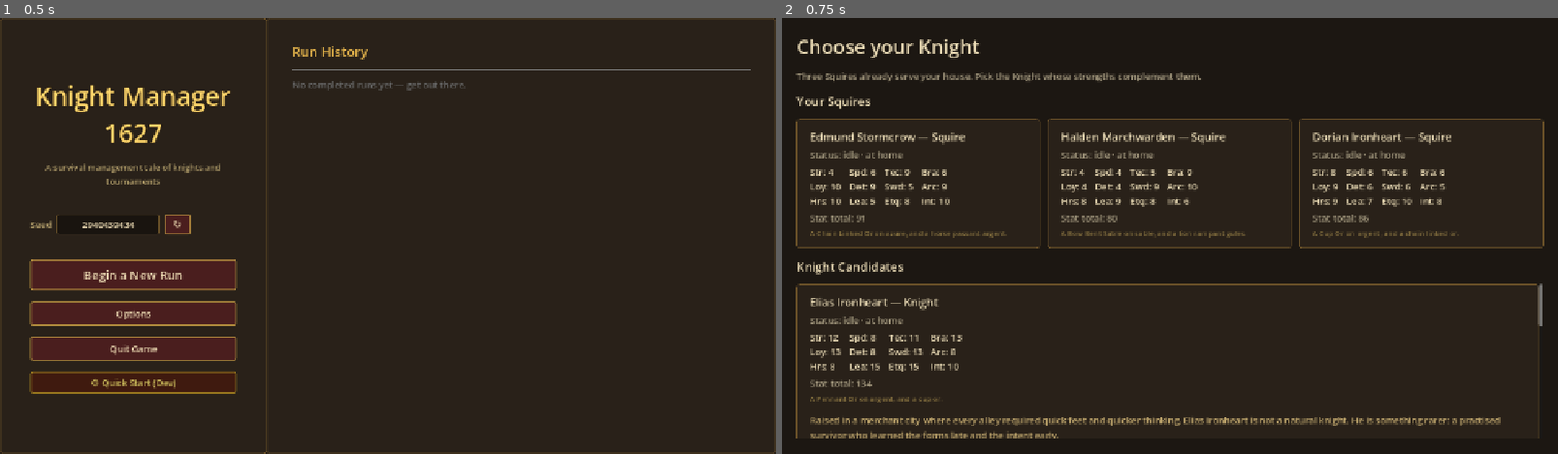
Above: before the commit, frames 1-2 (left to right).
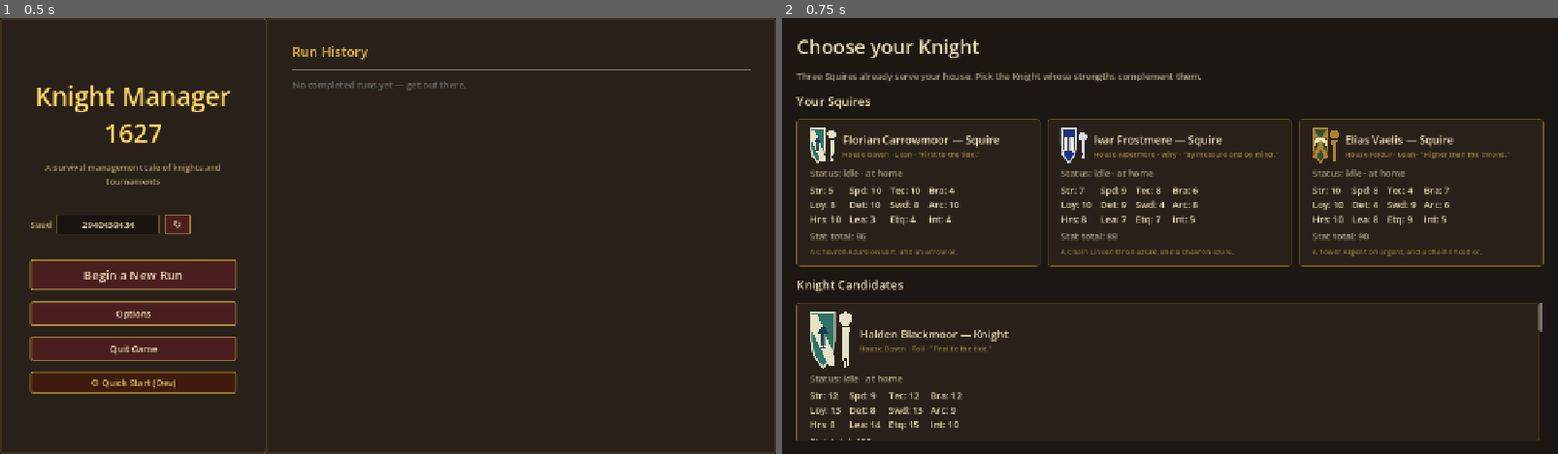
Above: after the commit, the same moments.

Repository: Jackz0Knight/KM27
Game: Godot game, scene res://scenes/Main.tscn
The game is run twice, just before and just after one commit, with the same random seed, the same clock (stepped at 60 frames per second) and the same inputs.
Inputs:
- Up to frame 1 (0.5 s): no input
- Up to frame 2 (0.75 s): click "Begin a New Run" at 0.5 s

Frame 1 is identical in both runs. In frame 2, 10% of the frame differs, in the area x 1-99%, y 25-97%.

Commit message:
feat(houses): 4 archetypal noble houses + 4 body types with procedural heraldry
Adds a visual banner system that gives the player two independent at-a-glance
signals on every unit: a heraldic crest (house identity) plus a 1-bit body
silhouette. Together they communicate a rough character read before the player
ever scans the stat grid.

Houses (4, implicit lean — motto + origin hint, no stat tooltips):
- Brann   (warrior, crimson + pale + crossed swords)
- Aldermere (scholar, blue + chevron + book)
- Daven   (scout,   sea green + bend + arrow)
- Faldur  (cavalier, forest + saltire + horseshoe)

Each house biases the starting stat roll by +1 on 3 preferred stats and -1 on
2 discouraged stats — net budget roughly preserved, so the choice shifts the
curve rather than growing it.

Body types (4, independent roll, no stat effect):
- Lean / Burly / Tall / Wiry — drawn as silhouettes beside the crest.

New files:
- scripts/data/house_pool.gd   — HOUSES dict + apply_lean
- scripts/data/body_type.gd    — TYPES + draw_silhouette helper
- scripts/ui/banner_icon.gd    — Control with custom _draw() rendering the
                                 shield, ordinary (pale/chevron/bend/saltire),
                                 and charge (swords/book/arrow/horseshoe).
                                 Pure procedural — no PNG assets.

Modified:
- Unit gains house_id + body_type fields.
- RosterGenerator rolls house + body for every unit and applies the lean.
- UnitCard adds a 44x56 (regular) or 72x92 (chooser) crest + body silhouette
  in the header row, with a muted "House Name · Body · 'Motto'" line above
  the stat grid.
- Knight Overview puts a 132x168 hero crest at the top of the chronicle
  card, with house name + motto + body flavour stacked to its right.
- SaveManager persists house_id + body_type AND the chronicle fields
  (epithet/banner_line/origin_text/oath, a pre-existing serialisation gap).
  Lazy-fills house/body on old saves so loaded runs don't show blank crests.

Docs:
- GDD §9 expands with the Households & Body Types section + 2026-05-17
  changelog entry.
- ROADMAP Progress Log entry added.
- CLAUDE.md repo layout + touch-point cheat sheet updated to point at the
  new files.

Co-Authored-By: Claude Opus 4.7 <noreply@anthropic.com>

Diff:
--- /dev/null
+++ b/scripts/data/body_type.gd
@@ -0,0 +1,115 @@
+class_name BodyType
+extends RefCounted
+
+# Four body silhouettes. Rolled independently of `house_id` so a "warrior
+# house" (Brann) knight can still be Lean — the two signals stack into a
+# legible character read at a glance, not a deterministic look-up.
+#
+# Body type does NOT affect stat rolls. It's a pure visual + flavour signal
+# the player learns to read alongside the heraldic crest.
+#
+# Silhouette is drawn by `BannerIcon` next to the crest as a 1-bit figure.
+
+const TYPES: Array[String] = ["lean", "burly", "tall", "wiry"]
+
+const LABELS: Dictionary = {
+	"lean":  "Lean",
+	"burly": "Burly",
+	"tall":  "Tall",
+	"wiry":  "Wiry",
+}
+
+const FLAVOUR: Dictionary = {
+	"lean":  "long-limbed and economical of motion",
+	"burly": "broad through the shoulder, slow to anger and slower to move",
+	"tall":  "a full head above the other men in the courtyard",
+	"wiry":  "small-framed but never the first to tire",
+}
+
+
+static func random_body_type() -> String:
+	return TYPES[RNG.randi_range(0, TYPES.size() - 1)]
+
+
+static func label_for(body_type: String) -> String:
+	return LABELS.get(body_type, body_type.capitalize())
+
+
+static func flavour_for(body_type: String) -> String:
+	return FLAVOUR.get(body_type, "")
+
+
+# Draw the 1-bit silhouette into a target Control via its CanvasItem RID.
+# Caller passes the rect to fill (already sized + positioned in local coords).
+# Each silhouette is drawn as a stack of simple polygons (head + torso +
+# limbs) sized off `rect.size`. Kept tiny so the same renderer works for the
+# 16×16 card chip and the 48×48 chooser hero.
+static func draw_silhouette(ci: CanvasItem, rect: Rect2, body_type: String, color: Color) -> void:
+	var w: float = rect.size.x
+	var h: float = rect.size.y
+	var ox: float = rect.position.x
+	var oy: float = rect.position.y
+
+	# Proportions per type — head radius, shoulder half-width, hip half-width,
+	# overall height (as fraction of `h`).
+	var head_r: float
+	var shoulder_w: float
+	var hip_w: float
+	var height_frac: float
+	match body_type:
+		"burly":
+			head_r = h * 0.16
+			shoulder_w = w * 0.42
+			hip_w = w * 0.34
+			height_frac = 0.92
+		"tall":
+			head_r = h * 0.12
+			shoulder_w = w * 0.24
+			hip_w = w * 0.22
+			height_frac = 1.0
+		"wiry":
+			head_r = h * 0.13
+			shoulder_w = w * 0.22
+			hip_w = w * 0.20
+			height_frac = 0.78
+		_:  # "lean"
+			head_r = h * 0.13
+			shoulder_w = w * 0.26
+			hip_w = w * 0.22
+			height_frac = 0.92
+
+	var center_x: float = ox + w * 0.5
+	var top: float = oy + h * (1.0 - height_frac) * 0.5
+	var bottom: float = top + h * height_frac
+
+	# Head — circle.
+	var head_center := Vector2(center_x, top + head_r)
+	ci.draw_circle(head_center, head_r, color)
+
+	# Torso — trapezoid from shoulder line to hip line.
+	var shoulder_y: float = top + head_r * 2.2
+	var hip_y: float = bottom - h * 0.18
+	var torso := PackedVector2Array([
+		Vector2(center_x - shoulder_w, shoulder_y),
+		Vector2(center_x + shoulder_w, shoulder_y),
+		Vector2(center_x + hip_w, hip_y),
+		Vector2(center_x - hip_w, hip_y),
+	])
+	ci.draw_colored_polygon(torso, color)
+
+	# Legs — two narrow rectangles down to bottom.
+	var leg_w: float = hip_w * 0.45
+	var left_leg := PackedVector2Array([
+		Vector2(center_x - hip_w * 0.85, hip_y),
+		Vector2(center_x - hip_w * 0.85 + leg_w, hip_y),
+		Vector2(center_x - hip_w * 0.15, bottom),
+		Vector2(center_x - hip_w * 0.55, bottom),
+	])
+	var right_leg := PackedVector2Array([
+		Vector2(center_x + hip_w * 0.85 - leg_w, hip_y),
+		Vector2(center_x + hip_w * 0.85, hip_y),
+		Vector2(center_x + hip_w * 0.55, bottom),
+		Vector2(center_x + hip_w * 0.15, bottom),
+	])
+	ci.draw_colored_polygon(left_leg, color)
+	ci.draw_colored_polygon(right_leg, color)
--- /dev/null
+++ b/scripts/data/house_pool.gd
@@ -0,0 +1,119 @@
+class_name HousePool
+extends RefCounted
+
+# Four archetypal noble houses. A unit's house biases their stat roll (per
+# `lean_plus` / `lean_minus`) without changing the cap or the rough sum, and
+# drives the visual banner rendered by `BannerIcon`. House identity is rolled
+# at unit creation by `RosterGenerator`.
+#
+# Design intent (locked 2026-05-17):
+#   • 4 houses, one per fantasy archetype (warrior / scholar / scout / cavalier).
+#   • Leans are IMPLICIT — motto and origin hint at them; no stat-tag chips,
+#     no tooltip on the crest. Players learn by playing.
+#   • Net stat budget stays roughly constant — +1 on each preferred stat is
+#     paid for by -1 on the discouraged stats.
+#
+# Heraldry encoding for BannerIcon:
+#   field          → background tincture
+#   accent         → outline / detail tincture
+#   ordinary       → one of: "pale" | "chevron" | "bend" | "saltire"
+#   ordinary_color → tincture for the ordinary band
+#   charge         → one of: "swords" | "book" | "arrow" | "horseshoe"
+#   charge_color   → tincture for the charge
+
+const HOUSES: Dictionary = {
+	"brann": {
+		"name": "House Brann",
+		"motto": "Steel before words.",
+		"archetype": "warrior",
+		"field": Color(0.55, 0.10, 0.12),         # deep crimson
+		"accent": Color(0.08, 0.06, 0.06),        # black
+		"ordinary": "pale",
+		"ordinary_color": Color(0.10, 0.08, 0.08),
+		"charge": "swords",
+		"charge_color": Color(0.90, 0.80, 0.35),  # gold
+		"lean_plus": ["strength", "swordsmanship", "bravery"],
+		"lean_minus": ["etiquette", "technique"],
+	},
+	"aldermere": {
+		"name": "House Aldermere",
+		"motto": "By measure and by mind.",
+		"archetype": "scholar",
+		"field": Color(0.12, 0.20, 0.50),         # deep blue
+		"accent": Color(0.85, 0.85, 0.90),        # silver
+		"ordinary": "chevron",
+		"ordinary_color": Color(0.85, 0.85, 0.90),
+		"charge": "book",
+		"charge_color": Color(0.95, 0.92, 0.78),  # parchment
+		"lean_plus": ["etiquette", "leadership", "loyalty"],
+		"lean_minus": ["strength", "intimidation"],
+	},
+	"daven": {
+		"name": "House Daven",
+		"motto": "First to the tide.",
+		"archetype": "scout",
+		"field": Color(0.18, 0.45, 0.40),         # sea green
+		"accent": Color(0.90, 0.88, 0.78),        # bone
+		"ordinary": "bend",
+		"ordinary_color": Color(0.90, 0.88, 0.78),
+		"charge": "arrow",
+		"charge_color": Color(0.10, 0.25, 0.30),  # dark teal
+		"lean_plus": ["speed", "archery", "technique"],
+		"lean_minus": ["bravery", "leadership"],
+	},
+	"faldur": {
+		"name": "House Faldur",
+		"motto": "Higher than the throne.",
+		"archetype": "cavalier",
+		"field": Color(0.18, 0.32, 0.18),         # forest green
+		"accent": Color(0.70, 0.50, 0.20),        # ochre
+		"ordinary": "saltire",
+		"ordinary_color": Color(0.70, 0.50, 0.20),
+		"charge": "horseshoe",
+		"charge_color": Color(0.95, 0.90, 0.78),  # bone
+		"lean_plus": ["horsemanship", "bravery", "leadership"],
+		"lean_minus": ["archery", "determination"],
+	},
+}
+
+const HOUSE_IDS: Array[String] = ["brann", "aldermere", "daven", "faldur"]
+
+
+static func random_house_id() -> String:
+	return HOUSE_IDS[RNG.randi_range(0, HOUSE_IDS.size() - 1)]
+
+
+static func get_house(house_id: String) -> Dictionary:
+	return HOUSES.get(house_id, {})
+
+
+static func name_for(house_id: String) -> String:
+	var h: Dictionary = HOUSES.get(house_id, {})
+	return h.get("name", "")
+
+
+static func motto_for(house_id: String) -> String:
+	var h: Dictionary = HOUSES.get(house_id, {})
+	return h.get("motto", "")
+
+
+static func archetype_for(house_id: String) -> String:
+	var h: Dictionary = HOUSES.get(house_id, {})
+	return h.get("archetype", "")
+
+
+# Apply the house's stat lean as a +/- to the rolled stat block, clamped to
+# the legal range. Net change to the sum is small (typically +1 to +3 over
+# -1 to -2), so the player's effective stat budget shifts more than it grows.
+static func apply_lean(stats: Stats, house_id: String, stat_max: int) -> void:
+	var h: Dictionary = HOUSES.get(house_id, {})
+	if h.is_empty():
+		return
+	for stat in h.get("lean_plus", []):
+		var key: String = str(stat)
+		var v: int = stats.get_value(key)
+		stats.set_value(key, clampi(v + 1, 1, stat_max))
+	for stat in h.get("lean_minus", []):
+		var key: String = str(stat)
+		var v: int = stats.get_value(key)
+		stats.set_value(key, clampi(v - 1, 1, stat_max))
--- a/scripts/data/unit.gd
+++ b/scripts/data/unit.gd
@@ -36,6 +36,13 @@
 var banner_line: String = ""
 var origin_text: String = ""
 var oath: String = ""
+
+# Household + body type — rolled at unit creation by RosterGenerator. Drives
+# the visual crest rendered by BannerIcon plus the implicit stat lean.
+# Body type rolls independently of house (a Brann knight can still be Lean).
+# See `scripts/data/house_pool.gd` and `scripts/data/body_type.gd`.
+var house_id: String = ""
+var body_type: String = ""
 
 
 func _init(
--- a/scripts/screens/knight_overview.gd
+++ b/scripts/screens/knight_overview.gd
@@ -168,7 +168,11 @@
 # ---------- Chronicle card (origin, banner, oath) ----------
 
 func _render_chronicle_card(unit: Unit) -> void:
-	# Lazy-generate fields for units created before this feature (old saves).
+	# Lazy-fill for units created before these features landed (old saves).
+	if unit.house_id == "":
+		unit.house_id = HousePool.random_house_id()
+	if unit.body_type == "":
+		unit.body_type = BodyType.random_body_type()
 	if unit.banner_line == "":
 		unit.banner_line = Chronicle.generate_banner(unit)
 	if unit.origin_text == "":
@@ -190,6 +194,49 @@
 	var vbox := VBoxContainer.new()
 	vbox.add_theme_constant_override("separation", 8)
 	margin.add_child(vbox)
+
+	# Heraldic header: big crest + house name + motto + body silhouette.
+	var header := HBoxContainer.new()
+	header.add_theme_constant_override("separation", 16)
+	vbox.add_child(header)
+
+	var banner := BannerIcon.new()
+	banner.custom_minimum_size = Vector2(132, 168)
+	banner.set_show_body(true)
+	banner.set_unit(unit)
+	header.add_child(banner)
+
+	var house_block := VBoxContainer.new()
+	house_block.size_flags_horizontal = Control.SIZE_EXPAND_FILL
+	house_block.size_flags_vertical = Control.SIZE_SHRINK_CENTER
+	house_block.add_theme_constant_override("separation", 4)
+	header.add_child(house_block)
+
+	var house_name_lbl := Label.new()
+	house_name_lbl.text = HousePool.name_for(unit.house_id)
+	house_name_lbl.add_theme_font_size_override("font_size", 20)
+	house_name_lbl.modulate = Color(0.92, 0.84, 0.55)
+	house_block.add_child(house_name_lbl)
+
+	var motto_lbl := Label.new()
+	motto_lbl.text = "\" %s \"" % HousePool.motto_for(unit.house_id)
+	motto_lbl.add_theme_font_size_override("font_size", 14)
+	motto_lbl.modulate = Color(0.78, 0.70, 0.45)
+	house_block.add_child(motto_lbl)
+
+	var body_lbl := Label.new()
+	body_lbl.text = "%s — %s" % [
+		BodyType.label_for(unit.body_type),
+		BodyType.flavour_for(unit.body_type),
+	]
+	body_lbl.add_theme_font_size_override("font_size", 13)
+	body_lbl.modulate = Color(0.72, 0.66, 0.48)
+	body_lbl.autowrap_mode = TextServer.AUTOWRAP_WORD
+	house_block.add_child(body_lbl)
+
+	var sep_top := HSeparator.new()
+	sep_top.modulate = Color(0.5, 0.42, 0.25, 0.5)
+	vbox.add_child(sep_top)
 
 	# Origin
 	if unit.origin_text != "":
--- a/scripts/systems/roster_generator.gd
+++ b/scripts/systems/roster_generator.gd
@@ -54,16 +54,27 @@
 static func _roll_knight(unit_id: int) -> Unit:
 	var stats: Stats = Stats.roll(KNIGHT_STAT_MIN, KNIGHT_STAT_MAX)
 	stats.apply_flat_bonus(KNIGHT_FLAT_BONUS)
+	var house_id: String = HousePool.random_house_id()
+	HousePool.apply_lean(stats, house_id, Stats.STAT_CAP)
 	var pa: int = RNG.randi_range(KNIGHT_PA_MIN, KNIGHT_PA_MAX)
 	var u := Unit.new(unit_id, NamePool.random_name(), Unit.UnitClass.KNIGHT, stats, pa)
+	u.house_id = house_id
+	u.body_type = BodyType.random_body_type()
 	_enrich(u)
 	return u
 
 
 static func _roll_squire(unit_id: int) -> Unit:
 	var stats: Stats = Stats.roll(SQUIRE_STAT_MIN, SQUIRE_STAT_MAX)
+	var house_id: String = HousePool.random_house_id()
+	# Squires use the same lean — they're sworn to a household too.
+	# Cap squire stats at SQUIRE_STAT_MAX so the lean doesn't push them out
+	# of their roll band.
+	HousePool.apply_lean(stats, house_id, SQUIRE_STAT_MAX)
 	var pa: int = RNG.randi_range(SQUIRE_PA_MIN, SQUIRE_PA_MAX)
 	var u := Unit.new(unit_id, NamePool.random_name(), Unit.UnitClass.SQUIRE, stats, pa)
+	u.house_id = house_id
+	u.body_type = BodyType.random_body_type()
 	_enrich(u)
 	return u
 
--- a/scripts/systems/save_manager.gd
+++ b/scripts/systems/save_manager.gd
@@ -68,6 +68,12 @@
 			"current_task": u.current_task,
 			"expedition_id": u.expedition_id,
 			"injuries": u.injuries.duplicate(true),
+			"house_id": u.house_id,
+			"body_type": u.body_type,
+			"epithet": u.epithet,
+			"banner_line": u.banner_line,
+			"origin_text": u.origin_text,
+			"oath": u.oath,
 		})
 
 	var expeditions_data: Array = []
@@ -214,6 +220,19 @@
 		u.injuries = []
 		for inj in rd.get("injuries", []):
 			u.injuries.append({"stat": str(inj["stat"]), "weeks_remaining": int(inj["weeks_remaining"])})
+		# Chronicle + heraldry fields. Lazy-fill house_id and body_type for
+		# saves written before the banner system landed so old runs don't
+		# show blank crests.
+		u.house_id = str(rd.get("house_id", ""))
+		if u.house_id == "":
+			u.house_id = HousePool.random_house_id()
+		u.body_type = str(rd.get("body_type", ""))
+		if u.body_type == "":
+			u.body_type = BodyType.random_body_type()
+		u.epithet = str(rd.get("epithet", ""))
+		u.banner_line = str(rd.get("banner_line", ""))
+		u.origin_text = str(rd.get("origin_text", ""))
+		u.oath = str(rd.get("oath", ""))
 		GameState.roster.append(u)
 
 	# Restore expeditions
--- /dev/null
+++ b/scripts/ui/banner_icon.gd
@@ -0,0 +1,214 @@
+class_name BannerIcon
+extends Control
+
+# Procedural heraldry renderer. One Control per unit; sized by the caller
+# (a 28×36 chip on UnitCard, a 96×120 hero on the Knight Chooser). All
+# rendering is custom _draw() — no PNG assets, scales freely.
+#
+# Composition (bottom → top):
+#   1. Shield outline (heater shape) filled with the house's field tincture.
+#   2. Ordinary band (pale | chevron | bend | saltire) in its own tincture.
+#   3. Charge (swords | book | arrow | horseshoe) in its own tincture.
+#   4. A 1px outline in the accent tincture.
+#   5. Optional body silhouette beside the shield (when show_body=true).
+#
+# Public API:
+#   set_unit(unit)          configure from a Unit; redraws.
+#   set_show_body(bool)     toggle the body silhouette beside the shield.
+
+var _house_id: String = ""
+var _body_type: String = ""
+var _show_body: bool = false
+
+
+func _init() -> void:
+	mouse_filter = Control.MOUSE_FILTER_IGNORE
+	custom_minimum_size = Vector2(28, 36)
+
+
+func set_unit(unit: Unit) -> void:
+	if unit == null:
+		_house_id = ""
+		_body_type = ""
+	else:
+		_house_id = unit.house_id
+		_body_type = unit.body_type
+	queue_redraw()
+
+
+func set_show_body(show: bool) -> void:
+	_show_body = show
+	queue_redraw()
+
+
+func _draw() -> void:
+	if _house_id == "":
+		return
+
+	var house: Dictionary = HousePool.get_house(_house_id)
+	if house.is_empty():
+		return
+
+	# Layout: shield occupies left portion if showing body, else full width.
+	var sz: Vector2 = size
+	var shield_w: float = sz.x if not _show_body else sz.x * 0.60
+	var shield_rect := Rect2(Vector2.ZERO, Vector2(shield_w, sz.y))
+	_draw_shield(shield_rect, house)
+
+	if _show_body and _body_type != "":
+		var body_rect := Rect2(
+			Vector2(shield_w + sz.x * 0.05, 0.0),
+			Vector2(sz.x * 0.35, sz.y),
+		)
+		BodyType.draw_silhouette(self, body_rect, _body_type, house.get("accent", Color.WHITE))
+
+
+func _draw_shield(rect: Rect2, house: Dictionary) -> void:
+	var w: float = rect.size.x
+	var h: float = rect.size.y
+	var ox: float = rect.position.x
+	var oy: float = rect.position.y
+
+	# Heater shield outline — 7 points around the edge.
+	var outline := PackedVector2Array([
+		Vector2(ox + w * 0.05, oy),
+		Vector2(ox + w * 0.95, oy),
+		Vector2(ox + w * 0.95, oy + h * 0.50),
+		Vector2(ox + w * 0.85, oy + h * 0.78),
+		Vector2(ox + w * 0.50, oy + h),
+		Vector2(ox + w * 0.15, oy + h * 0.78),
+		Vector2(ox + w * 0.05, oy + h * 0.50),
+	])
+
+	# Field (background tincture).
+	draw_colored_polygon(outline, house.get("field", Color(0.3, 0.3, 0.3)))
+
+	# Ordinary on top of the field.
+	_draw_ordinary(rect, house)
+
+	# Charge over the ordinary.
+	_draw_charge(rect, house)
+
+	# Outline.
+	var closed := PackedVector2Array(outline)
+	closed.append(outline[0])
+	draw_polyline(closed, house.get("accent", Color.WHITE), 1.5, true)
+
+
+func _draw_ordinary(rect: Rect2, house: Dictionary) -> void:
+	var w: float = rect.size.x
+	var h: float = rect.size.y
+	var ox: float = rect.position.x
+	var oy: float = rect.position.y
+	var col: Color = house.get("ordinary_color", Color.WHITE)
+
+	match house.get("ordinary", ""):
+		"pale":
+			# Vertical band down the centre.
+			var poly := PackedVector2Array([
+				Vector2(ox + w * 0.40, oy),
+				Vector2(ox + w * 0.60, oy),
+				Vector2(ox + w * 0.60, oy + h),
+				Vector2(ox + w * 0.40, oy + h),
+			])
+			draw_colored_polygon(poly, col)
+		"chevron":
+			# Inverted V across the lower half.
+			var poly := PackedVector2Array([
+				Vector2(ox + w * 0.05, oy + h * 0.70),
+				Vector2(ox + w * 0.50, oy + h * 0.40),
+				Vector2(ox + w * 0.95, oy + h * 0.70),
+				Vector2(ox + w * 0.95, oy + h * 0.82),
+				Vector2(ox + w * 0.50, oy + h * 0.52),
+				Vector2(ox + w * 0.05, oy + h * 0.82),
+			])
+			draw_colored_polygon(poly, col)
+		"bend":
+			# Diagonal band, top-left to bottom-right.
+			var poly := PackedVector2Array([
+				Vector2(ox + w * 0.05, oy + h * 0.05),
+				Vector2(ox + w * 0.30, oy + h * 0.05),
+				Vector2(ox + w * 0.95, oy + h * 0.80),
+				Vector2(ox + w * 0.95, oy + h * 0.95),
+				Vector2(ox + w * 0.70, oy + h * 0.95),
+				Vector2(ox + w * 0.05, oy + h * 0.30),
+			])
+			draw_colored_polygon(poly, col)
+		"saltire":
+			# Two crossing diagonals — thick polylines clipped roughly to shield.
+			var p1: Vector2 = Vector2(ox + w * 0.10, oy + h * 0.10)
+			var p2: Vector2 = Vector2(ox + w * 0.90, oy + h * 0.85)
+			var p3: Vector2 = Vector2(ox + w * 0.90, oy + h * 0.10)
+			var p4: Vector2 = Vector2(ox + w * 0.10, oy + h * 0.85)
+			draw_line(p1, p2, col, maxf(h * 0.08, 2.0), true)
+			draw_line(p3, p4, col, maxf(h * 0.08, 2.0), true)
+
+
+func _draw_charge(rect: Rect2, house: Dictionary) -> void:
+	var w: float = rect.size.x
+	var h: float = rect.size.y
+	var ox: float = rect.position.x
+	var oy: float = rect.position.y
+	var col: Color = house.get("charge_color", Color.WHITE)
+	var cx: float = ox + w * 0.50
+	var cy: float = oy + h * 0.45
+
+	match house.get("charge", ""):
+		"swords":
+			# Two crossed blades + small pommel circles.
+			var blade_w: float = maxf(h * 0.06, 1.5)
+			var len: float = h * 0.34
+			var p1a: Vector2 = Vector2(cx - len * 0.6, cy - len * 0.6)
+			var p1b: Vector2 = Vector2(cx + len * 0.6, cy + len * 0.6)
+			var p2a: Vector2 = Vector2(cx + len * 0.6, cy - len * 0.6)
+			var p2b: Vector2 = Vector2(cx - len * 0.6, cy + len * 0.6)
+			draw_line(p1a, p1b, col, blade_w, true)
+			draw_line(p2a, p2b, col, blade_w, true)
+			draw_circle(p1a, blade_w * 1.4, col)
+			draw_circle(p2a, blade_w * 1.4, col)
+		"book":
+			# Closed book rectangle with a vertical spine line.
+			var bw: float = w * 0.30
+			var bh: float = h * 0.22
+			var poly := PackedVector2Array([
+				Vector2(cx - bw, cy - bh),
+				Vector2(cx + bw, cy - bh),
+				Vector2(cx + bw, cy + bh),
+				Vector2(cx - bw, cy + bh),
+			])
+			draw_colored_polygon(poly, col)
+			draw_line(Vector2(cx, cy - bh), Vector2(cx, cy + bh),
+				house.get("field", Color.BLACK), maxf(h * 0.025, 1.0), true)
+		"arrow":
+			# Stem + head pointing up.
+			var stem_h: float = h * 0.30
+			var head_w: float = w * 0.22
+			var head_h: float = h * 0.14
+			draw_line(
+				Vector2(cx, cy + stem_h * 0.5),
+				Vector2(cx, cy - stem_h * 0.5 + head_h * 0.5),
+				col, maxf(h * 0.05, 1.5), true,
+			)
+			var head := PackedVector2Array([
+				Vector2(cx, cy - stem_h * 0.5 - head_h * 0.5),
+				Vector2(cx + head_w, cy - stem_h * 0.5 + head_h * 0.5),
+				Vector2(cx - head_w, cy - stem_h * 0.5 + head_h * 0.5),
+			])
+			draw_colored_polygon(head, col)
+			# Fletching at the tail.
+			var tail_w: float = w * 0.10
+			var tail := PackedVector2Array([
+				Vector2(cx, cy + stem_h * 0.5),
+				Vector2(cx + tail_w, cy + stem_h * 0.5 + tail_w),
+				Vector2(cx - tail_w, cy + stem_h * 0.5 + tail_w),
+			])
+			draw_colored_polygon(tail, col)
+		"horseshoe":
+			# Thick arc opening downward.
+			var radius: float = h * 0.18
+			var thickness: float = maxf(h * 0.07, 2.0)
+			draw_arc(Vector2(cx, cy + radius * 0.2), radius, PI, TAU, 16, col, thickness, true)
+			# Two small nail dots at the open ends.
+			var nail_r: float = thickness * 0.5
+			draw_circle(Vector2(cx - radius, cy + radius * 0.2), nail_r, col)
+			draw_circle(Vector2(cx + radius, cy + radius * 0.2), nail_r, col)
--- a/scripts/ui/unit_card.gd
+++ b/scripts/ui/unit_card.gd
@@ -59,6 +59,32 @@
 	vbox.add_theme_constant_override("separation", 6)
 	margin.add_child(vbox)
 
+	# Header row: small crest (with body silhouette) + name block.
+	# Chooser cards (show_chronicle=true) use a larger banner; regular cards
+	# get a compact 28×36 chip that still reads at-a-glance.
+	var header_row := HBoxContainer.new()
+	header_row.add_theme_constant_override("separation", 10)
+	vbox.add_child(header_row)
+
+	if unit.house_id != "":
+		var banner := BannerIcon.new()
+		if show_chronicle:
+			banner.custom_minimum_size = Vector2(72, 92)
+		else:
+			banner.custom_minimum_size = Vector2(44, 56)
+		banner.set_show_body(true)
+		banner.set_unit(unit)
+		var banner_wrap := VBoxContainer.new()
+		banner_wrap.size_flags_vertical = Control.SIZE_SHRINK_CENTER
+		banner_wrap.add_child(banner)
+		header_row.add_child(banner_wrap)
+
+	var name_block := VBoxContainer.new()
+	name_block.size_flags_horizontal = Control.SIZE_EXPAND_FILL
+	name_block.size_flags_vertical = Control.SIZE_SHRINK_CENTER
+	name_block.add_theme_constant_override("separation", 2)
+	header_row.add_child(name_block)
+
 	# Name — include earned epithet when set.
 	var display_name: String = unit.unit_name
 	if unit.epithet != "":
@@ -69,12 +95,28 @@
 		name_btn.text = name_text
 		name_btn.add_theme_font_size_override("font_size", 18)
 		name_btn.pressed.connect(on_name_clicked)
-		vbox.add_child(name_btn)
+		name_block.add_child(name_btn)
 	else:
 		var name_lbl := Label.new()
 		name_lbl.text = name_text
 		name_lbl.add_theme_font_size_override("font_size", 18)
-		vbox.add_child(name_lbl)
+		name_block.add_child(name_lbl)
+
+	# House + body line (implicit lean — motto only, no stat tags per design).
+	if unit.house_id != "":
+		var house_lbl := Label.new()
+		var motto: String = HousePool.motto_for(unit.house_id)
+		var body_label: String = BodyType.label_for(unit.body_type)
+		var house_name: String = HousePool.name_for(unit.house_id)
+		if motto != "" and body_label != "":
+			house_lbl.text = "%s · %s · \"%s\"" % [house_name, body_label, motto]
+		elif motto != "":
+			house_lbl.text = "%s · \"%s\"" % [house_name, motto]
+		else:
+			house_lbl.text = house_name
+		house_lbl.modulate = Color(0.70, 0.62, 0.40)
+		house_lbl.add_theme_font_size_override("font_size", 12)
+		name_block.add_child(house_lbl)
 
 	var task_lbl := Label.new()
 	var loc: String = "expedition #%d" % unit.expedition_id if unit.is_on_expedition() else "at home"
Not shown, changed: CLAUDE.md
Not shown, changed: GDD.md
Not shown, changed: ROADMAP.md
